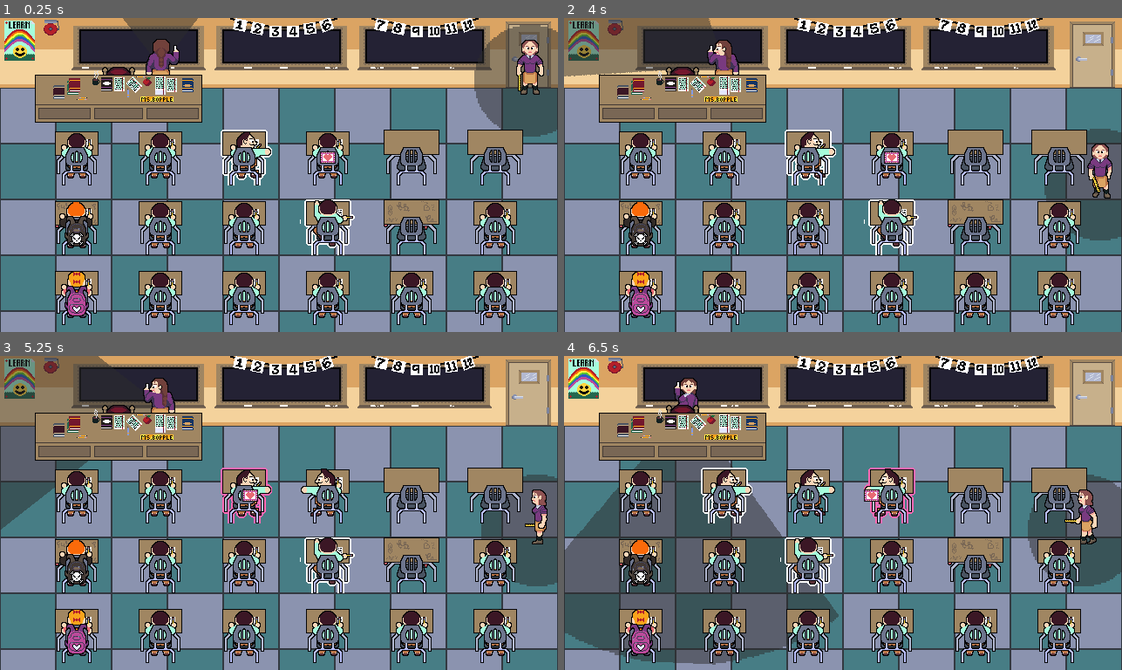
Above: before the commit, frames 1-4 (two rows, left to right).
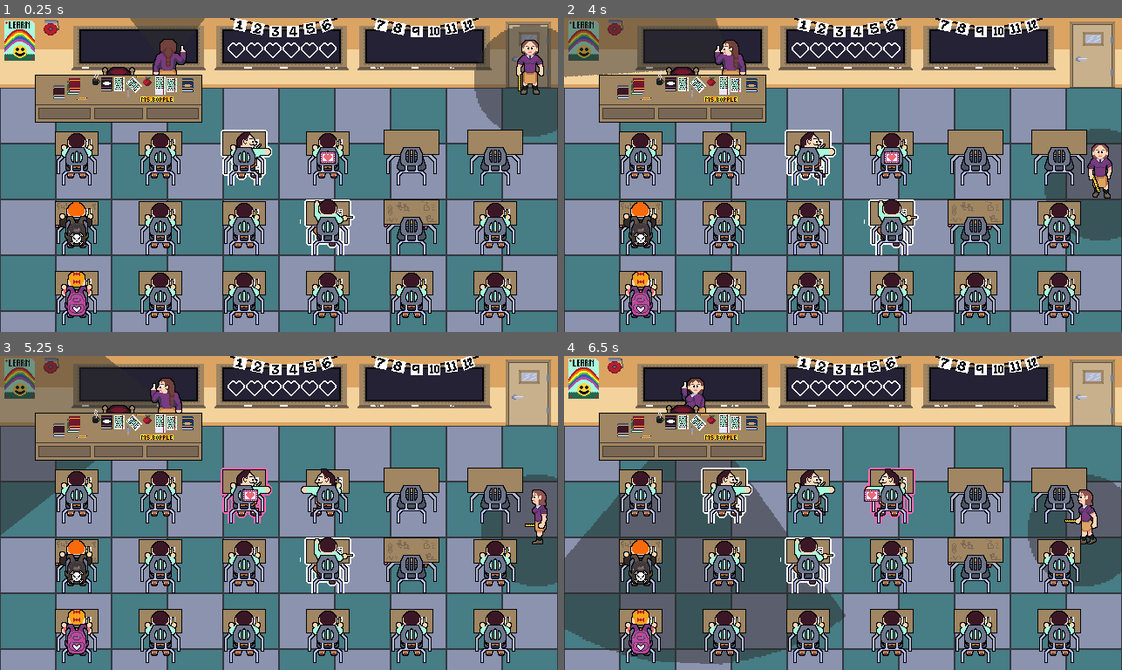
Above: after the commit, the same moments.

Repository: RacBrosGaming/Love-Note
Game: Godot game, scene res://Levels/class_room.tscn
The game is run twice, just before and just after one commit, with the same random seed, the same clock (stepped at 60 frames per second) and the same inputs. The engine's default icon, where the game draws it, is replaced by a stand-in: a white triangle on a blue panel in a dark square.
Inputs (mouse positions are in pixels of both pictures, inside the frame that each line leads up to):
- Up to frame 1 (0.25 s): no input
- Up to frame 2 (4 s): move the mouse to (642, 156) at 0.52 s; hold Right (right) 0.53-1.28 s; hold Space (select) 0.53-1.28 s; click (642, 156) at 0.67 s; move the mouse to (642, 228) at 1.27 s; hold Down (down) 1.28-2.03 s; tap Space (select) at 1.35, 2.85 s; click (642, 228) at 1.42 s; move the mouse to (725, 156) at 2.02 s; hold Right (right) 2.03-2.78 s; hold Space (select) 2.03-2.78 s; click (725, 156) at 2.17 s; move the mouse to (725, 228) at 2.77 s; hold Up (up) 2.78-3.53 s; click (725, 228) at 2.92 s; move the mouse to (725, 297) at 3.52 s; hold Left (left) from 3.53 s (still down); hold Space (select) from 3.53 s (still down); click (725, 297) at 3.67 s
- Up to frame 3 (5.25 s): move the mouse to (245, 494) at 4.27 s; release Space (select) at 4.28 s; tap Space (select) at 4.35 s; click (245, 494) at 4.42 s; move the mouse to (245, 566) at 5.02 s; release Left (left) at 5.03 s; hold Down (down) from 5.03 s (still down); hold Space (select) from 5.03 s (still down); click (245, 566) at 5.17 s
- Up to frame 4 (6.5 s): move the mouse to (809, 635) at 5.77 s; release Down (down) at 5.78 s; release Space (select) at 5.78 s; hold Right (right) from 5.78 s (still down); tap Space (select) at 5.85 s; click (809, 635) at 5.92 s

The runs differ from the first frame. In frame 1, 0.8% of the frame differs, in the area x 22-61%, y 0-19%; in frame 2, 0.8%; in frame 3, 1.0%; in frame 4, 1.4%, in the area x 0-61%, y 6-99%.

Commit message:
Adding hearts

Diff:
--- /dev/null
+++ b/GUI/heart.gd
@@ -0,0 +1,11 @@
+extends Panel
+
+@onready var sprite_2d: Sprite2D = $Sprite2D
+
+var erased:= false: set = set_erased
+func set_erased(value: bool) -> void:
+	erased = value
+	if erased:
+		sprite_2d.frame = 5
+	else:
+		sprite_2d.frame = 1
--- /dev/null
+++ b/GUI/heart.tscn
@@ -0,0 +1,20 @@
+[gd_scene load_steps=4 format=3 uid="uid://bcouof11fkpko"]
+
+[ext_resource type="Script" path="res://GUI/heart.gd" id="1_877ae"]
+[ext_resource type="Texture2D" uid="uid://dqa101bi7sl6f" path="res://Assets/Note/chalk_hearts.png" id="1_ldjip"]
+
+[sub_resource type="StyleBoxEmpty" id="StyleBoxEmpty_7ytdx"]
+
+[node name="Heart" type="Panel"]
+custom_minimum_size = Vector2(21, 24)
+offset_right = 20.0
+offset_bottom = 24.0
+theme_override_styles/panel = SubResource("StyleBoxEmpty_7ytdx")
+script = ExtResource("1_877ae")
+
+[node name="Sprite2D" type="Sprite2D" parent="."]
+position = Vector2(0, -19)
+texture = ExtResource("1_ldjip")
+centered = false
+hframes = 12
+frame = 1
--- /dev/null
+++ b/GUI/heart_container.gd
@@ -0,0 +1,22 @@
+extends HBoxContainer
+class_name HeartContainer
+
+const HEART_SCENE = preload("res://GUI/heart.tscn")
+
+var max_hearts := 0: set = set_max_hearts
+func set_max_hearts(value: int) -> void:
+	max_hearts = value
+	for i in range(max_hearts):
+		var heart := HEART_SCENE.instantiate()
+		add_child(heart)
+
+func update_hearts(current_hearts: int) -> void:
+	var hearts := get_children()
+	for i in range(hearts.size()):
+		hearts[i].erased = false
+	var hearts_to_erase := clampi(max_hearts - current_hearts, 0, max_hearts)
+	for i in range(hearts_to_erase):
+		if i % 2 == 0:
+			hearts.pop_front().erased = true
+		else:
+			hearts.pop_back().erased = true
--- /dev/null
+++ b/GUI/heart_container.tscn
@@ -0,0 +1,8 @@
+[gd_scene load_steps=2 format=3 uid="uid://b6x1wu3g0wk4l"]
+
+[ext_resource type="Script" path="res://GUI/heart_container.gd" id="1_j44xt"]
+
+[node name="HeartContainer" type="HBoxContainer"]
+theme_override_constants/separation = 0
+alignment = 1
+script = ExtResource("1_j44xt")
--- a/Levels/class_room.gd
+++ b/Levels/class_room.gd
@@ -6,13 +6,23 @@
 @onready var grid: Grid = $GridPosition/Grid
 @onready var reset_timer: Timer = $ResetTimer
 
+@onready var heart_container: HeartContainer = $HeartContainer
+
 const GRID = preload("res://Scenes/grid.tscn")
 
-var grid_transform: Transform2D
+var max_lives := 6
+var current_lives := max_lives: set = set_current_lives
+func set_current_lives(value: int) -> void:
+	current_lives = value
+	heart_container.update_hearts(current_lives)
 
 func _ready() -> void:
 	teacher.note_found.connect(_on_note_found)
 	teacher_assistant.note_found.connect(_on_note_found)
+	heart_container.max_hearts = max_lives
+	setup()
+
+func setup() -> void:
 	connect_bully_to_teacher_assistant()
 
 func connect_bully_to_teacher_assistant() -> void:
@@ -29,7 +39,11 @@
 	note.paused = true
 	teacher.discover_note(note)
 	teacher_assistant.discover_note(note)
-	await teacher_assistant.arrived_at_note
+	if !teacher.walked_to_note:
+		await teacher.arrived_at_note
+	current_lives -= 1
+	if !teacher_assistant.walked_to_note:
+		await teacher_assistant.arrived_at_note
 	reset_timer.start()
 	await reset_timer.timeout
 	if is_instance_valid(grid_position):
@@ -39,4 +53,4 @@
 		grid = GRID.instantiate()
 		grid_position.add_child(grid)
 		teacher_assistant.grid = grid
-		connect_bully_to_teacher_assistant()
+		setup()
--- a/Levels/class_room.tscn
+++ b/Levels/class_room.tscn
@@ -6,6 +6,7 @@
 [ext_resource type="Texture2D" uid="uid://h46fx5mu0u63" path="res://Assets/Teacher/spritesheet_teacher_desk.png" id="3_picyj"]
 [ext_resource type="PackedScene" uid="uid://uyj6biijy682" path="res://NPCs/teacher.tscn" id="4_mgn65"]
 [ext_resource type="PackedScene" uid="uid://b3iy832u4660f" path="res://NPCs/teacher_assistant.tscn" id="6_72k1s"]
+[ext_resource type="PackedScene" uid="uid://b6x1wu3g0wk4l" path="res://GUI/heart_container.tscn" id="7_3vu0l"]
 
 [sub_resource type="AtlasTexture" id="AtlasTexture_7qu55"]
 atlas = ExtResource("3_picyj")
@@ -64,7 +65,7 @@
 metadata/_edit_lock_ = true
 
 [node name="Teacher" parent="." instance=ExtResource("4_mgn65")]
-position = Vector2(184, 56)
+position = Vector2(192, 56)
 
 [node name="TeacherAssistant" parent="." node_paths=PackedStringArray("grid") instance=ExtResource("6_72k1s")]
 position = Vector2(608, 72)
@@ -96,3 +97,9 @@
 [node name="ResetTimer" type="Timer" parent="."]
 wait_time = 4.0
 one_shot = true
+
+[node name="HeartContainer" parent="." instance=ExtResource("7_3vu0l")]
+offset_left = 257.0
+offset_top = 24.0
+offset_right = 389.0
+offset_bottom = 48.0
--- a/NPCs/teacher.gd
+++ b/NPCs/teacher.gd
@@ -2,6 +2,7 @@
 class_name Teacher
 
 signal note_found(note: Note)
+signal arrived_at_note
 
 @onready var animated_sprite_2d: AnimatedSprite2D = $AnimatedSprite2D
 @onready var move_timer: Timer = $MoveTimer
@@ -22,6 +23,12 @@
 func set_found_note(value: bool) -> void:
 	found_note = value
 
+var walked_to_note := false: set = set_walked_to_note
+func set_walked_to_note(value: bool) -> void:
+	walked_to_note = value
+	if walked_to_note == true:
+		arrived_at_note.emit()
+
 func _ready() -> void:
 	move_timer.timeout.connect(_on_move_timer_timeout)
 	look_timer.timeout.connect(_on_look_timer_timeout)
@@ -34,23 +41,32 @@
 func _process(_delta: float) -> void:
 	if !is_instance_valid(note):
 		found_note = false
+		walked_to_note = false
 	animated_sprite_2d.flip_h = direction == Vector2.LEFT
-	if found_note:
-		if animated_sprite_2d.animation != "discover_letter":
-			animated_sprite_2d.play("discover_letter")
+	if looking_right && !found_note:
+		animated_sprite_2d.play("look_right")
+	elif moving:
+		animated_sprite_2d.play("walk_right")
 	else:
-		if looking_right:
-			animated_sprite_2d.play("look_right")
-		elif moving:
-			animated_sprite_2d.play("walk_right")
-		else:
-			if animated_sprite_2d.animation != "look_up" && animated_sprite_2d.animation != "idle":
-				animated_sprite_2d.play("look_up")
+		if animated_sprite_2d.animation != "look_up" && animated_sprite_2d.animation != "idle":
+			animated_sprite_2d.play("look_up")
 
 func _physics_process(delta: float) -> void:
 	if found_note:
-		return
+		move_without_pause()
+	else:
+		move(delta)
 
+func move_without_pause() -> void:
+	var target_position := Vector2(320, global_position.y)
+	global_position = global_position.move_toward(target_position, 1)
+	if global_position.is_equal_approx(target_position):
+		moving = false
+		look_timer.paused = false
+		turn_around_timer.paused = false
+		walked_to_note = true
+
+func move(delta: float) -> void:
 	if moving:
 		var collider := move_and_collide(direction)
 		if is_instance_valid(collider):
@@ -114,4 +130,8 @@
 func discover_note(p_note: Note) -> void:
 	note = p_note
 	found_note = true
-	animated_sprite_2d.play("discover_letter")
+	look_timer.paused = true
+	turn_around_timer.paused = true
+	moving = true
+	looking_right = false
+	#animated_sprite_2d.play("discover_letter")
--- a/NPCs/teacher_assistant.gd
+++ b/NPCs/teacher_assistant.gd
@@ -16,18 +16,24 @@
 var walk_path: Array[Vector2]
 var target_position := Vector2(-1, -1)
 var current_direction := Vector2.ZERO
-var moving:= false: set = set_moving
+var moving := false: set = set_moving
 func set_moving(value: bool) -> void:
 	moving = value
 	if moving == false:
 		stopped_moving.emit()
 
 var note: Note
-var found_note:= false: set = set_found_note
+var found_note := false: set = set_found_note
 func set_found_note(value: bool) -> void:
 	if found_note == true:
 		walk_timer.start()
 	found_note = value
+
+var walked_to_note := false: set = set_walked_to_note
+func set_walked_to_note(value: bool) -> void:
+	walked_to_note = value
+	if walked_to_note == true:
+		arrived_at_note.emit()
 
 func _ready() -> void:
 	walk_timer.timeout.connect(_on_walk_timer_timeout)
@@ -36,6 +42,7 @@
 func _process(_delta: float) -> void:
 	if !is_instance_valid(note):
 		found_note = false
+		walked_to_note = false
 	var animation := "idle"
 	if !global_position.is_equal_approx(target_position) && !target_position.is_equal_approx(Vector2(-1, -1)):
 		animation = "walk"
@@ -78,7 +85,7 @@
 	if walk_path.is_empty():
 		moving = false
 		walk_timer.paused = false
-		arrived_at_note.emit()
+		walked_to_note = true
 
 func move() -> void:
 	if walk_path.is_empty():
Binary file added: Assets/Note/chalk_hearts.png
Not shown, added: Assets/Note/chalk_hearts.png.import
Not shown: 1 places in Levels/class_room.tscn that only renumber resources
